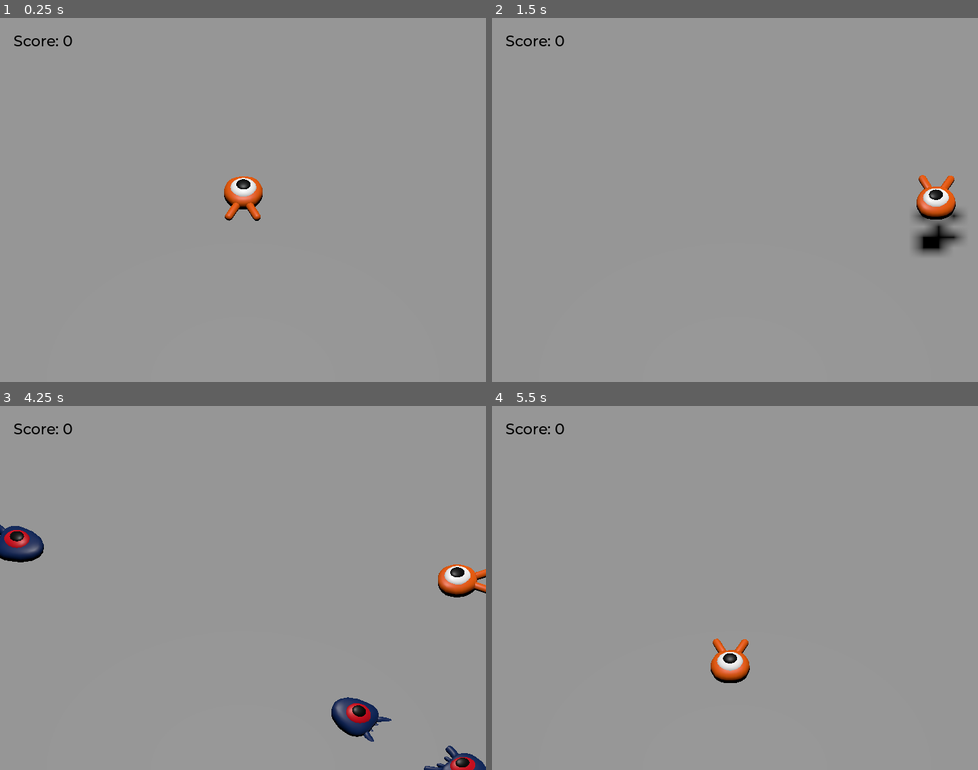
Above: before the commit, frames 1-4 (two rows, left to right).
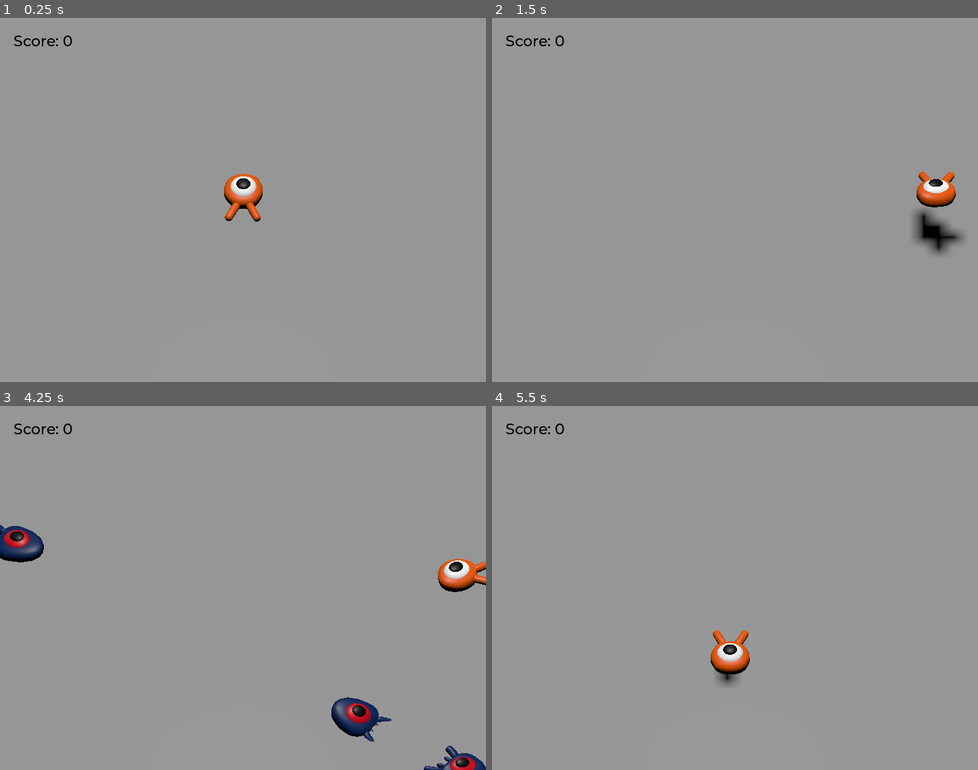
Above: after the commit, the same moments.

Repository: JulioEvencio/godot-doc-first-game-3d
Game: Godot game, scene res://scenes/main.tscn
Same seed, same stepped clock (60 frames per second), same inputs: the game is played once before the commit and once after it.
Inputs:
- Up to frame 1 (0.25 s): no input
- Up to frame 2 (1.5 s): tap Enter (ui_accept) at 0.5 s; hold Right (move_right) 0.53-1.28 s; tap Space (jump) at 0.6, 0.77, 1.07, 1.35 s; hold Down (move_back) from 1.28 s (still down)
- Up to frame 3 (4.25 s): tap Space (jump) at 1.52, 1.82, 2.1, 2.85, 3.02, 3.32, 3.6, 3.77, 4.07 s; release Down (move_back) at 2.03 s; hold Right (move_right) 2.03-2.78 s; hold Up (move_forward) 2.78-3.53 s; hold Left (move_left) from 3.53 s (still down)
- Up to frame 4 (5.5 s): tap Space (jump) at 4.35, 4.52, 4.82, 5.1 s; tap Enter (ui_accept) at 5 s; release Left (move_left) at 5.03 s; hold Down (move_back) from 5.03 s (still down)

The runs differ from the first frame. In frame 1, 0.2% of the frame differs, in the area x 46-55%, y 42-56%; in frame 2, 1.3%, in the area x 86-98%, y 42-66%; in frame 3, 0.8%; in frame 4, 0.9%.

Commit message:
added: animation for player

Diff:
--- a/squash_the_creeps_start_1.1.0/scenes/player.tscn
+++ b/squash_the_creeps_start_1.1.0/scenes/player.tscn
@@ -9,6 +9,68 @@
 [sub_resource type="CylinderShape3D" id="CylinderShape3D_3hiqi"]
 height = 0.26814
 radius = 1.19534
+
+[sub_resource type="Animation" id="Animation_m626s"]
+resource_name = "float"
+length = 1.2
+loop_mode = 1
+tracks/0/type = "value"
+tracks/0/imported = false
+tracks/0/enabled = true
+tracks/0/path = NodePath("Pivot/Character:position")
+tracks/0/interp = 1
+tracks/0/loop_wrap = true
+tracks/0/keys = {
+"times": PackedFloat32Array(0.3, 0.7, 1.2),
+"transitions": PackedFloat32Array(0.42, 0.44, 2.07),
+"update": 0,
+"values": [Vector3(0, 0, 0), Vector3(0, 0.65, 0), Vector3(0, 0.35, 0)]
+}
+tracks/1/type = "value"
+tracks/1/imported = false
+tracks/1/enabled = true
+tracks/1/path = NodePath("Pivot/Character:rotation")
+tracks/1/interp = 1
+tracks/1/loop_wrap = true
+tracks/1/keys = {
+"times": PackedFloat32Array(0.1, 0.5, 1.2),
+"transitions": PackedFloat32Array(0.42, 0.44, 2.07),
+"update": 0,
+"values": [Vector3(0, 0, 0), Vector3(0.139626, 0, 0), Vector3(-0.15708, 0, 0)]
+}
+
+[sub_resource type="Animation" id="Animation_2baw8"]
+length = 0.001
+tracks/0/type = "value"
+tracks/0/imported = false
+tracks/0/enabled = true
+tracks/0/path = NodePath("Pivot/Character:position")
+tracks/0/interp = 1
+tracks/0/loop_wrap = true
+tracks/0/keys = {
+"times": PackedFloat32Array(0),
+"transitions": PackedFloat32Array(1),
+"update": 0,
+"values": [Vector3(0, 0, 0)]
+}
+tracks/1/type = "value"
+tracks/1/imported = false
+tracks/1/enabled = true
+tracks/1/path = NodePath("Pivot/Character:rotation")
+tracks/1/interp = 1
+tracks/1/loop_wrap = true
+tracks/1/keys = {
+"times": PackedFloat32Array(0),
+"transitions": PackedFloat32Array(1),
+"update": 0,
+"values": [Vector3(0, 0, 0)]
+}
+
+[sub_resource type="AnimationLibrary" id="AnimationLibrary_xt38n"]
+_data = {
+"RESET": SubResource("Animation_2baw8"),
+"float": SubResource("Animation_m626s")
+}
 
 [node name="Player" type="CharacterBody3D"]
 collision_mask = 6
@@ -31,4 +93,10 @@
 transform = Transform3D(1, 0, 0, 0, 1, 0, 0, 0, 1, 0, 0.321451, 0)
 shape = SubResource("CylinderShape3D_3hiqi")
 
+[node name="AnimationPlayer" type="AnimationPlayer" parent="."]
+libraries = {
+"": SubResource("AnimationLibrary_xt38n")
+}
+autoplay = "float"
+
 [connection signal="body_entered" from="MobDetector" to="." method="_on_mob_detector_body_entered"]
--- a/squash_the_creeps_start_1.1.0/scripts/player.gd
+++ b/squash_the_creeps_start_1.1.0/scripts/player.gd
@@ -24,6 +24,9 @@
 	if direction != Vector3.ZERO:
 		direction = direction.normalized()
 		$Pivot.look_at(position + direction, Vector3.UP)
+		$AnimationPlayer.speed_scale = 4
+	else:
+		$AnimationPlayer.speed_scale = 1
 
 	target_velocity.x = direction.x * speed
 	target_velocity.z = direction.z * speed
@@ -51,6 +54,8 @@
 
 	move_and_slide()
 
+	$Pivot.rotation.x = PI / 6 * velocity.y / jump_impulse
+
 func die() -> void:
 	hit.emit()
 	queue_free()
Not shown: 1 places in squash_the_creeps_start_1.1.0/scenes/player.tscn that only renumber resources
